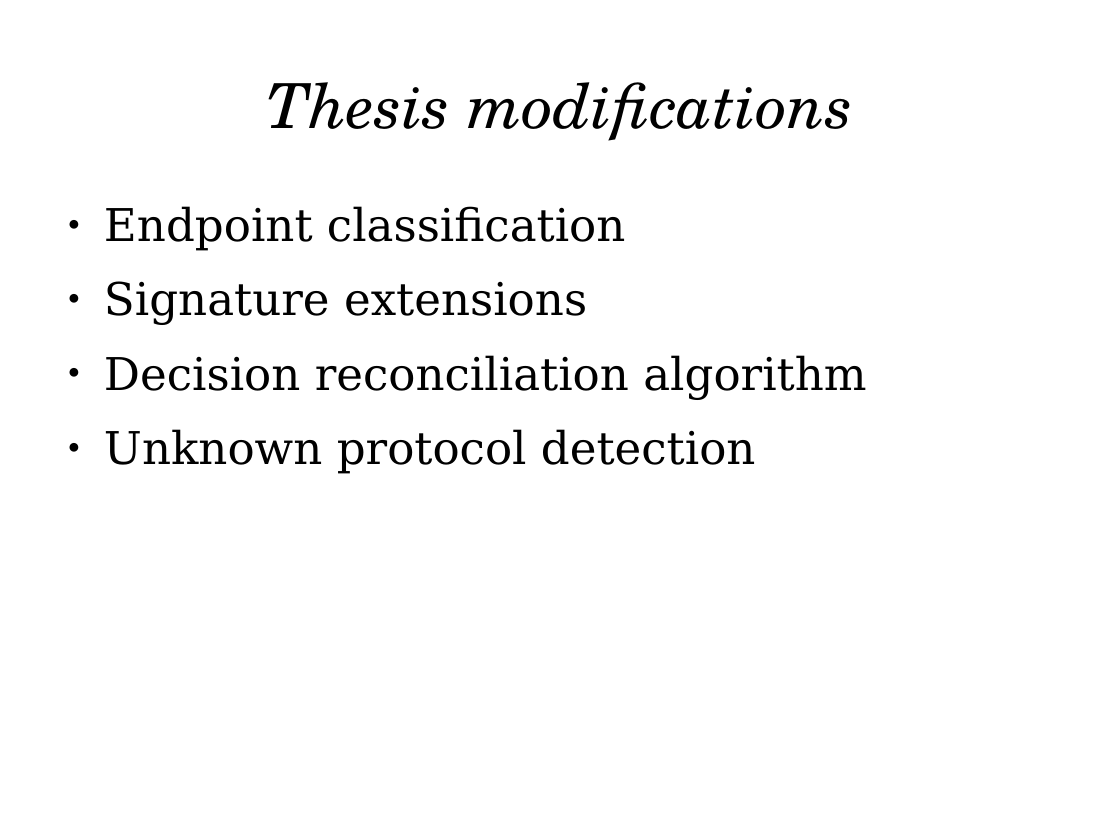
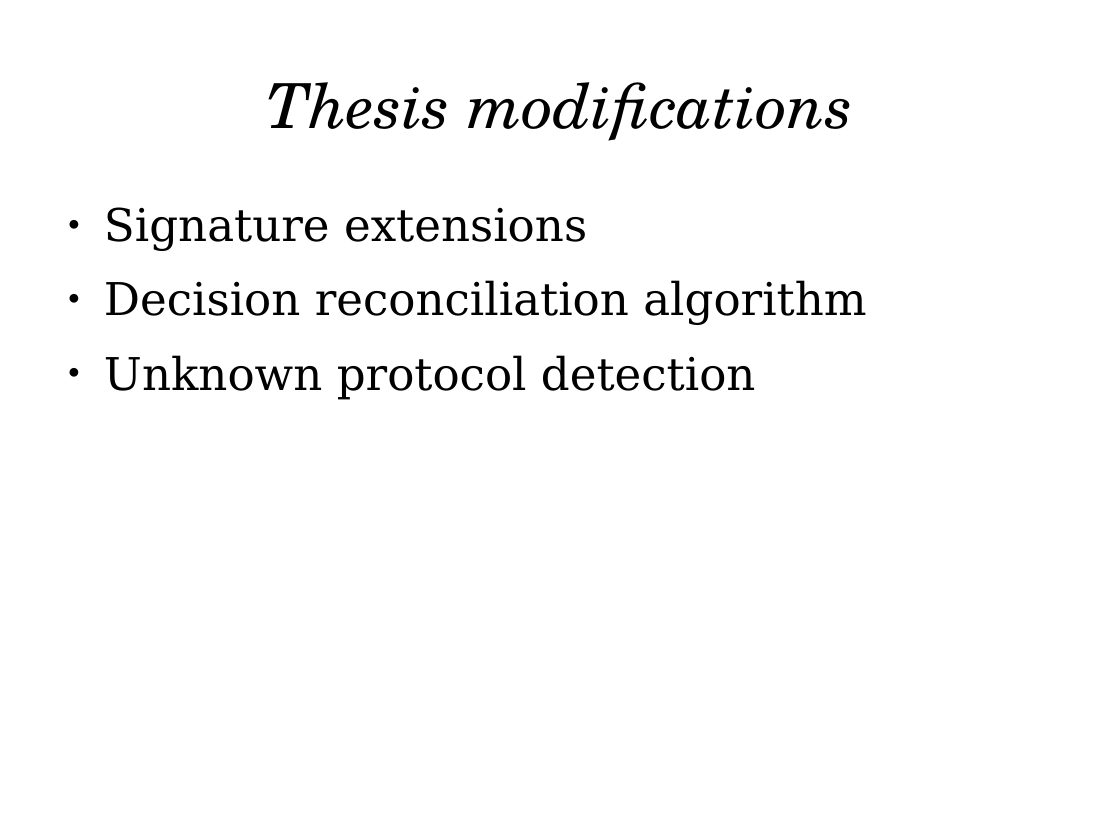
Before and after one commit to pforemski/pjf-msc, a slide deck: slide 17 of polsl/final-exam.odp (slide 19 before the commit). Drawn at 1120x840 pixels with LibreOffice and Linux fonts; fonts in the diff are those of the drawing. Boxes give left, top, right and bottom in pixels: in the first picture for what was removed or moved away, otherwise in the second. Text is boxed around its words. In the diff, an @@ line names an element or a change of style, - is before the commit and + after.

```diff
--- a/polsl/final-exam.odp
+++ b/polsl/final-exam.odp
@@ text at [104,206,626,251]: paragraph removed @@
-● Endpoint classification
```
Also in this commit, not shown: 6 other slides changed, 1 slide added, 4 slides removed.
